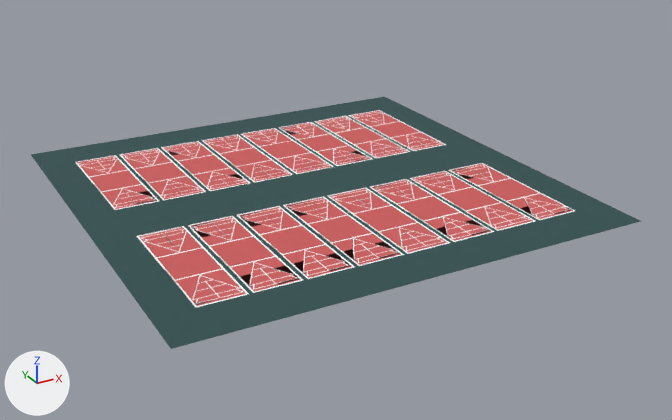
Before and after pictures for a commit that changed the COLLADA model 25_shuffleboard.dae.
Camera for both pictures: a camera (50 mm lens) standing at (-1.45, -2.84, 1.32) and looking at (0.05, -0.11, -0.04). Lighting does not change. The marker at lower left points along +X, +Y and +Z. Where no turn or scale is listed for an object, it has been applied to the vertices.

Objects in the first picture: 'SketchUp'.
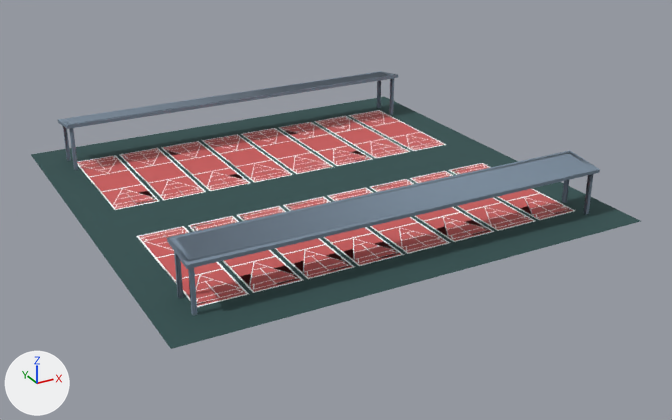
What differs and where, as boxes [x1, y1, x2, y2] in the pictures (672 x 420 px):
'group_0', added (blue)
    after: [167, 150, 600, 316]
'group_1', added (blue)
    after: [58, 71, 398, 170]

The change, as a list of edits to the scene's bpy script:
```text
Add mat_0110_lightslategray:
    mat_0110_lightslategray = principled_material('_0110_LightSlateGray')
    mat_0110_lightslategray.base_color = (0.184, 0.246, 0.319)  # blue #778899
    mat_0110_lightslategray.roughness = 0.9
Add me_group_1:
    me_group_1.from_pydata(...)  # 52 vertices, 102 faces; spans x -1.462..0.0, y -0.152..0.0, z 0.0..0.185
    me_group_1.materials.append(mat_0110_lightslategray)  # blue #778899
Add me_group_0:
    me_group_0.from_pydata(...)  # 52 vertices, 102 faces; spans x 0.0..1.462, y 0.0..0.152, z 0.0..0.185
    me_group_0.materials.append(mat_0110_lightslategray)  # blue #778899
Add ob_group_1:
    ob_group_1 = bpy.data.objects.new('group_1', me_group_1)
    ob_group_1.location = (0.731, 0.707, 0.025)
Add ob_group_0:
    ob_group_0 = bpy.data.objects.new('group_0', me_group_0)
    ob_group_0.location = (-0.731, -0.707, 0.025)
```
